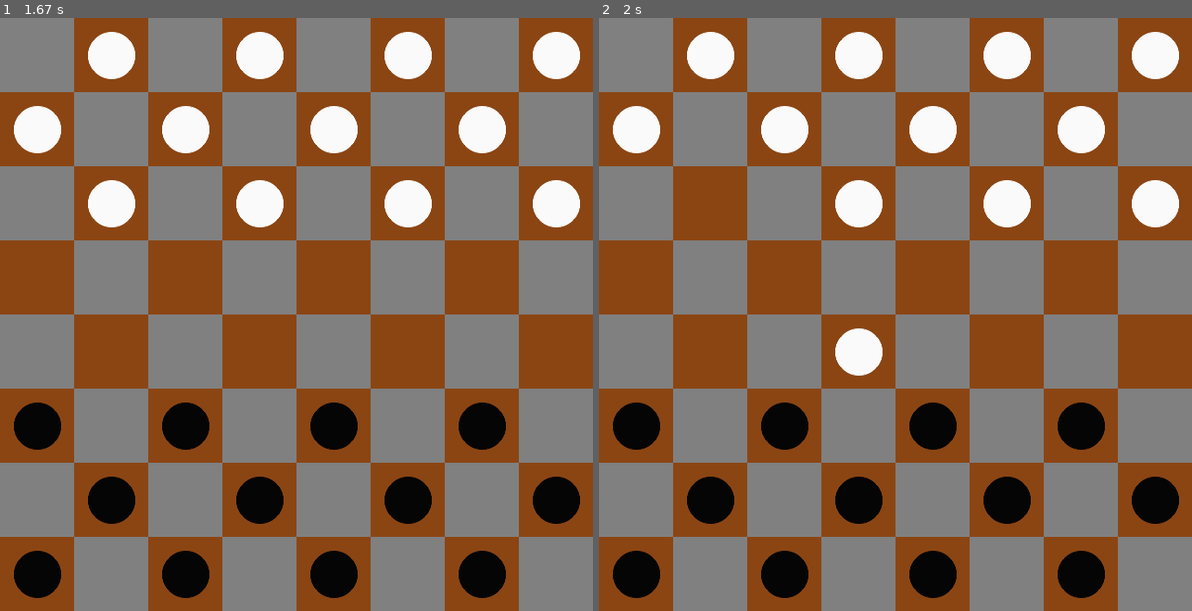
Above: before the commit, frames 1-2 (left to right).
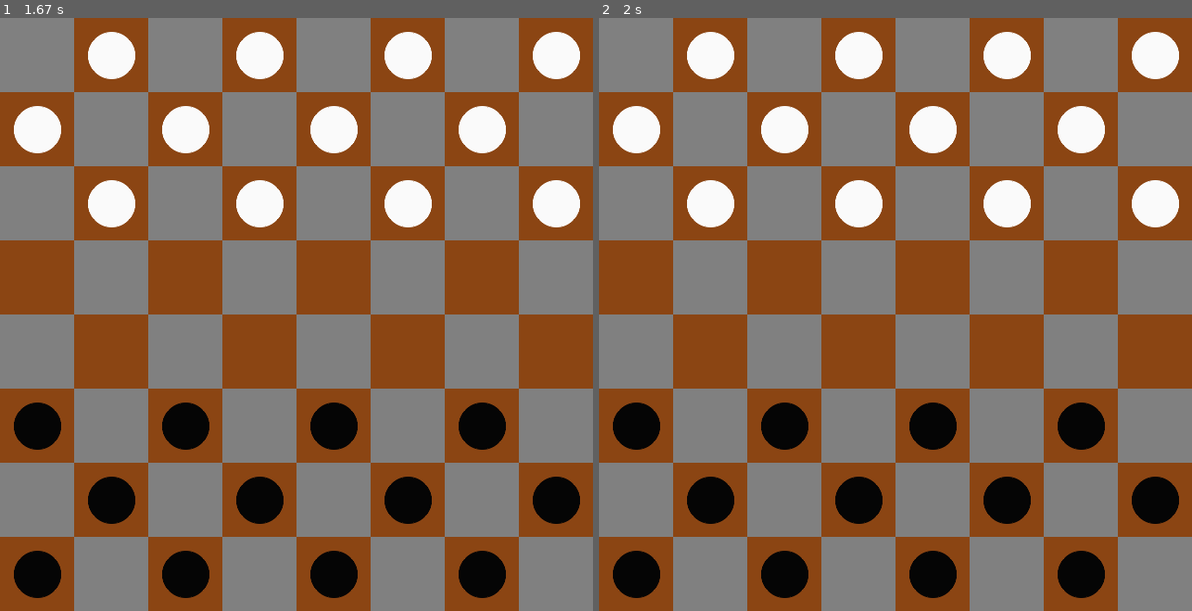
Above: after the commit, the same moments.

Repository: shykiu77/Pygame
Game: pygame game, started from Checkers/Checkers.py
Two runs of this game, one before a commit and one after it. Both use one fixed random seed, a clock stepped at 60 frames per second and the inputs below.
Inputs (mouse positions are in pixels of both pictures, inside the frame that each line leads up to):
- Up to frame 1 (1.67 s): click (112, 225) at 0.88 s
- Up to frame 2 (2 s): press the mouse at (711, 225) at 1.7 s; move the mouse to (800, 308) at 1.8 s; release the mouse at (895, 385) at 1.93 s

Frame 1 is identical in both runs. In frame 2, 1.0% of the frame differs, in the area x 14-48%, y 27-61%.

Commit message:
bug fix in CheckMovement

Diff:
--- a/Checkers/Checkers.py
+++ b/Checkers/Checkers.py
@@ -40,14 +40,13 @@
 def CheckMovement(board, moving_piece, click_location):
     x, y = moving_piece
     j = 1
-
     if board[x][y] == BLACK:
         j = -1
 
     for i in (-1, 1):
         if click_location == (x + i, y + j):
             return True
-        elif board[x + i][y + j] != board[x][y] and click_location == (x + (2 * i), y + (2 * j)):
+        if board[x + i][y + j] != board[x][y] and board[x + i][y + j] != None and click_location == (x + (2 * i), y + (2 * j)):
             return True
     return False
 
@@ -105,8 +104,8 @@
                             board = Move(board, moving_piece, click_location)
                             DrawTiles(DISPLAYSURF)
                             DrawPieces(board, DISPLAYSURF)
-                        moving = False
-                        turn = WHITE if turn == BLACK else BLACK
+                            moving = False
+                            turn = WHITE if turn == BLACK else BLACK
 
         pygame.display.update()
         FPSCLOCK.tick(FPS)
